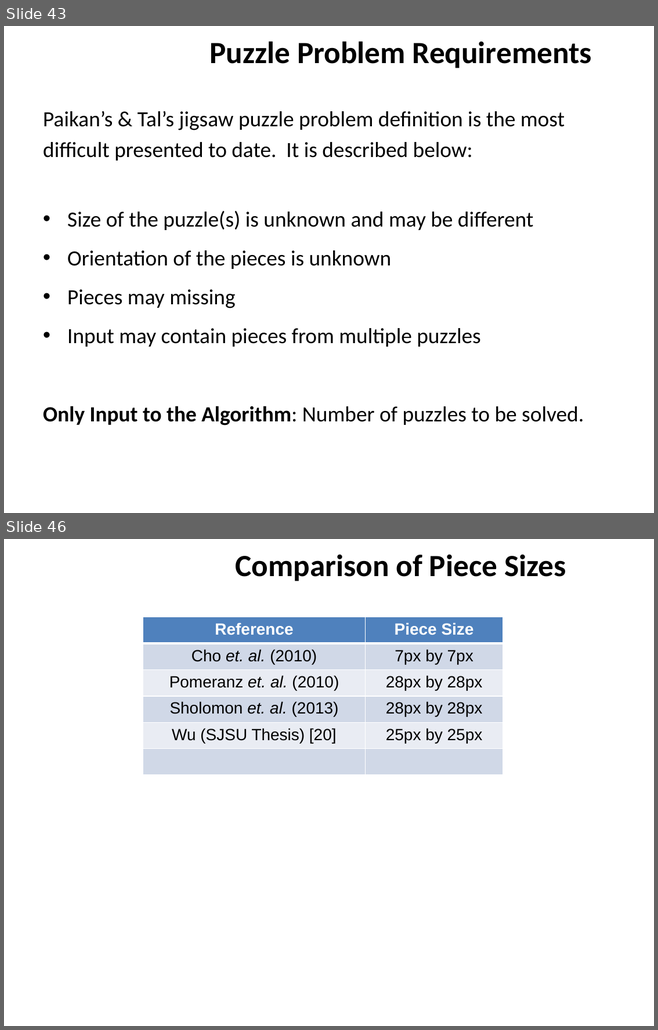
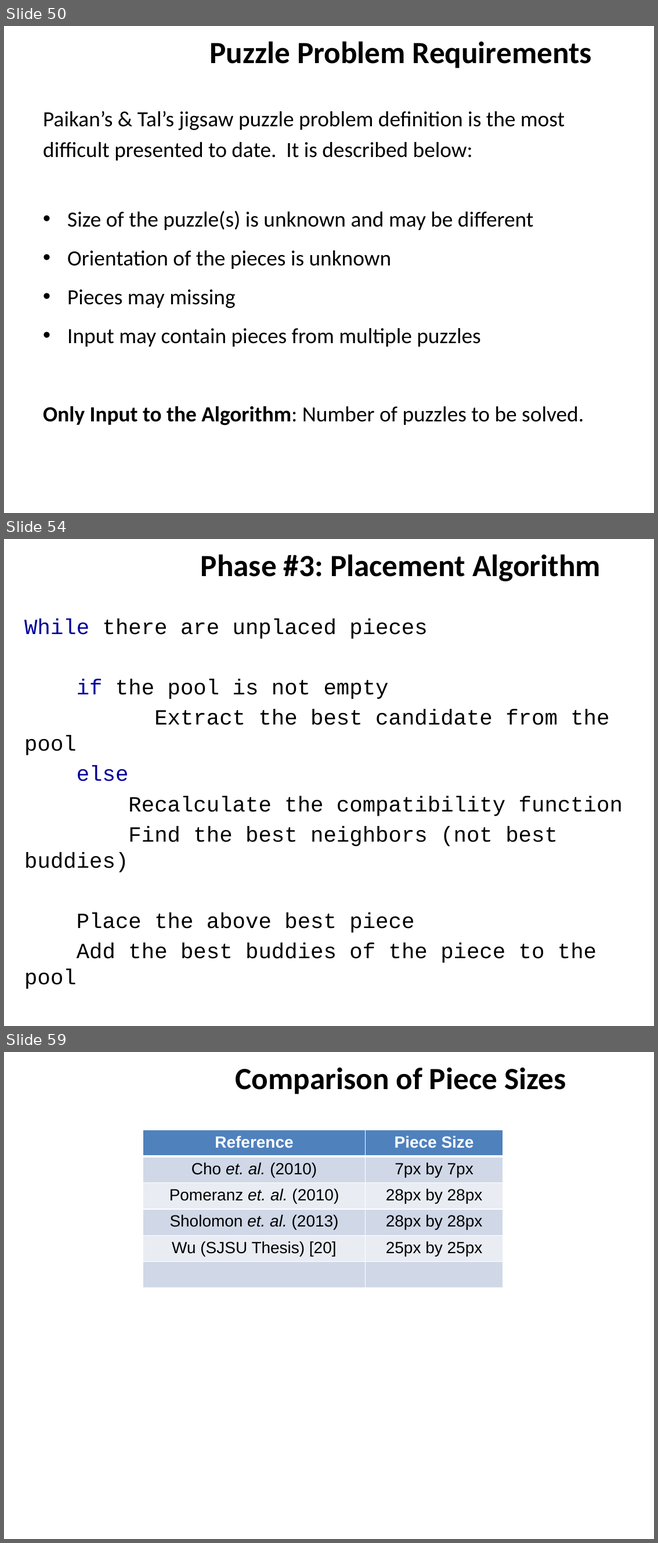
Before and after one commit to ZaydH/sjsu_thesis, a slide deck: Papers/Zayd_Hammoudeh_-_Square_Jigsaw_Puzzle_Problem_Literature_Review.pptx. Shown one above the other, each under a label of ours: slides 43 and 46 before the commit, slides 50, 54 and 59 after it; the slides between them are not shown. The pictures are 658x1030 and 658x1543 pixels, drawn with LibreOffice and Linux fonts; fonts in the diff are those of the drawing; background and template pictures are left out. Boxes give left, top, right and bottom in pixels: in the first picture for what was removed or moved away, otherwise in the second. Text is boxed around its words. In the diff, an @@ line names an element or a change of style, - is before the commit and + after.

```diff
--- a/Papers/Zayd_Hammoudeh_-_Square_Jigsaw_Puzzle_Problem_Literature_Review.pptx
+++ b/Papers/Zayd_Hammoudeh_-_Square_Jigsaw_Puzzle_Problem_Literature_Review.pptx
@@ slide 54 added at (4, 539, 654, 1026), background #FFFFFF @@
@@ title added at (201, 554, 600, 581), 34.2 pt, text #000000, bold @@
+Phase #3: Placement Algorithm
@@ text added at (24, 618, 622, 963), 24 pt, text #000000 @@
+While there are unplaced pieces
+if the pool is not empty
+Extract the best candidate from the pool
+else
+Recalculate the compatibility function
+Find the best neighbors (not best buddies)
+Place the above best piece
+Add the best buddies of the piece to the pool
@@ what was slide 43 is now slide 50 @@
@@ what was slide 46 is now slide 59 @@
```
Also in this commit, not shown: 1 slide changed, 13 other slides added, 1 slide removed, 1 other file.
